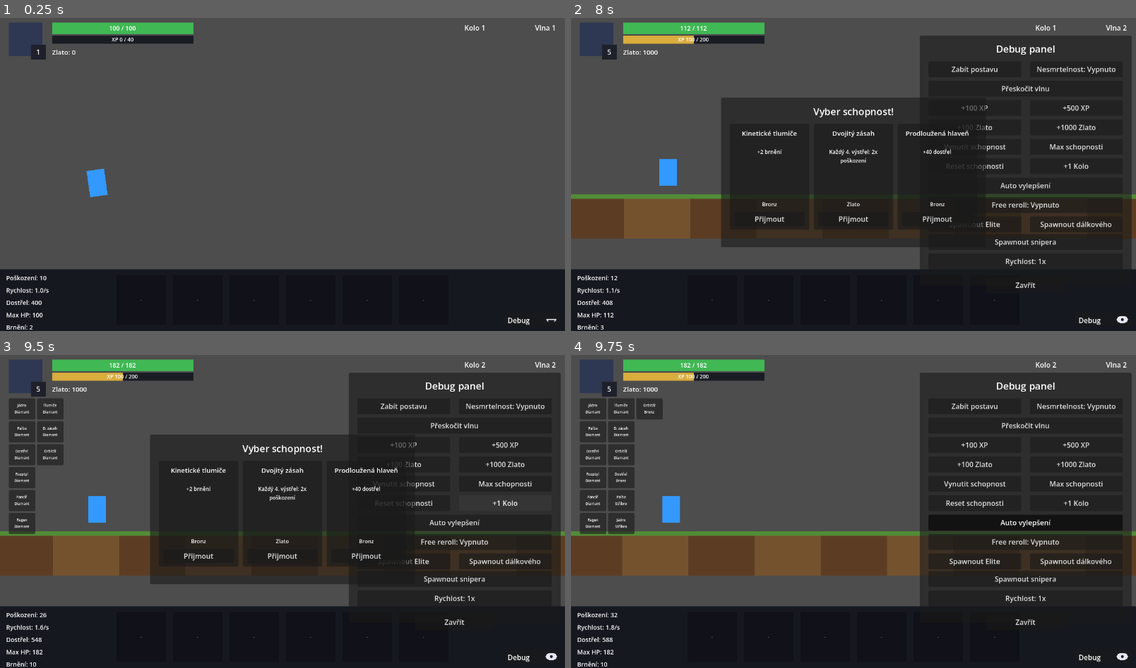
Above: before the commit, frames 1-4 (two rows, left to right).
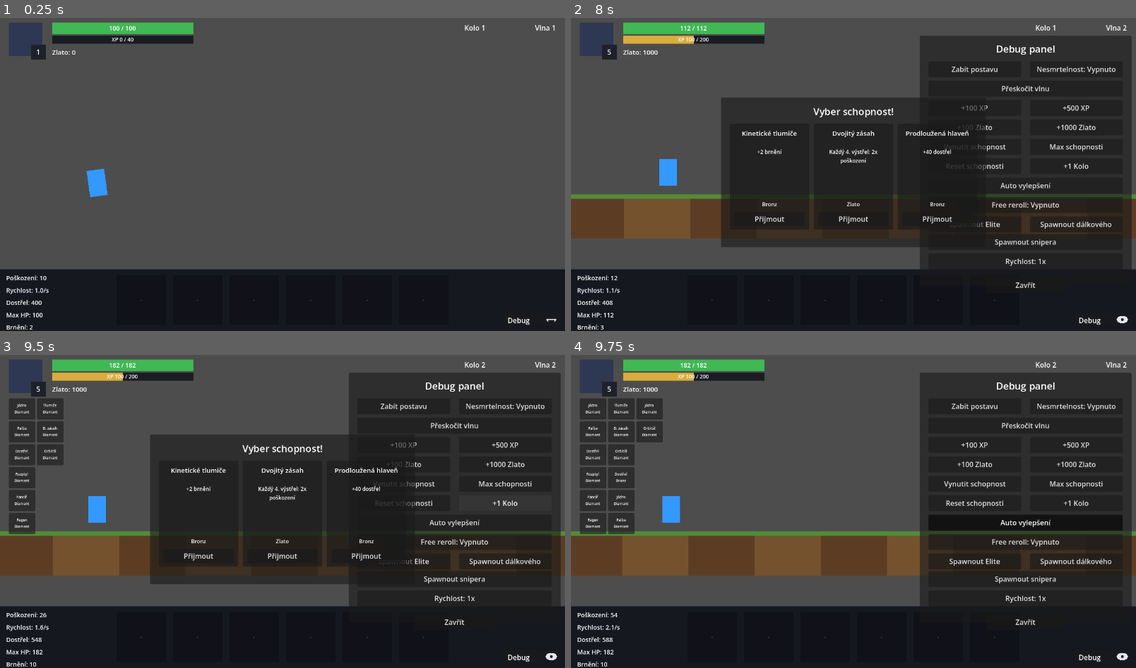
Above: after the commit, the same moments.

Repository: Wazzbi/auto-battler
Game: Godot game, scene res://scenes/main.tscn
The game is run twice, just before and just after one commit, with the same random seed, the same clock (stepped at 60 frames per second) and the same inputs.
Inputs:
- Up to frame 1 (0.25 s): no input
- Up to frame 2 (8 s): click "Debug" at 0.5 s; click "Zabít postavu" at 1.25 s; click "Nesmrtelnost: Vypnuto" at 2 s; click "Nesmrtelnost: Zapnuto" at 2.75 s; click "Přeskočit vlnu" at 3.5 s; click "+100 XP" at 4.25 s; click "+500 XP" at 5 s; click "+100 Zlato" at 5.75 s; click "+1000 Zlato" at 6.5 s; click "Vynutit schopnost" at 7.25 s
- Up to frame 3 (9.5 s): click "Max schopnosti" at 8 s; click "+1 Kolo" at 8.75 s
- Up to frame 4 (9.75 s): click "Auto vylepšení" at 9.5 s

Frames 1-3 are identical in both runs. In frame 4, 0.4% of the frame differs, in the area x 6-17%, y 15-88%.

Commit message:
Force repeat schopnost offers to match the player's lowest owned rarity
Previously each ability_id's rarity was rolled fully independently on
every offer, so two picks of the same schopnost could land on
different rarities and never merge - _try_merge_ability() only
matches same-id-same-rarity pairs. Reported after the user ended up
owning "Jádro" at both Bronze and Silver simultaneously.

_roll_ability_options() now checks _lowest_owned_ability_rarity() for
each candidate: if the player already owns the ability, the offer is
forced to that rarity instead of a fresh independent roll, so a
second copy always merges. Matching the lowest (not highest) owned
rarity is deliberate - it lets the merge cascade upward through any
existing higher-rarity copy too, via _try_merge_ability()'s own
recursion.

Verified with a headless test: 200 forced offers always picking
"power_core" when available, asserting after every resolve that it
never held two different rarities at once.

Co-Authored-By: Claude Sonnet 5 <noreply@anthropic.com>

Diff:
--- a/scripts/autoload/game_manager.gd
+++ b/scripts/autoload/game_manager.gd
@@ -574,10 +574,18 @@
 
 ## Vylosuje ABILITY_CHOICE_COUNT náhodných ABILITY_ORDER schopností (bez
 ## opakování stejného ID v rámci JEDNÉ nabídky, stejně jako
-## _generate_shop_offer()) a KAŽDÉ nezávisle vylosuje raritu podle
-## ABILITY_RARITY_WEIGHTS - nabídka se NEfiltruje podle toho, co už hráč
-## vlastní (stejná schopnost na stejné raritě, kterou už má, je žádoucí -
-## je to potenciální 2. kopie pro sloučení, viz _try_merge_ability()).
+## _generate_shop_offer()) - nabídka se NEfiltruje podle toho, co už hráč
+## vlastní (stejná schopnost, kterou už má, je žádoucí - je to potenciální
+## 2. kopie pro sloučení, viz _try_merge_ability()). Rarita se losuje
+## NEZÁVISLE (ABILITY_RARITY_WEIGHTS) jen pro schopnost, kterou hráč ještě
+## vůbec nevlastní - pokud už vlastní aspoň jednu instanci daného ID, nabídne
+## se na STEJNÉ raritě jako ta nejnižší vlastněná (_lowest_owned_ability_rarity())
+## místo nového nezávislého hodu. Bez tohohle by dvě nezávisle vylosované
+## kopie stejné schopnosti mohly skončit na RŮZNÝCH raritách a nikdy by se
+## nesloučily (nahlášeno 2026-09-25 - hráč měl "Jádro Bronz" i "Jádro Stříbro"
+## současně). Vlastnictví se hledá na nejnižší raritě záměrně: sloučení se tak
+## "propadne" postupně vzhůru přes všechny už vlastněné vyšší rarity téhož ID
+## (viz rekurze v _try_merge_ability()), ne jen mezi dvěma konkrétními kopiemi.
 func _roll_ability_options() -> Array[Dictionary]:
 	var pool: Array[String] = ABILITY_ORDER.duplicate()
 	pool.shuffle()
@@ -585,8 +593,20 @@
 
 	var offered: Array[Dictionary] = []
 	for ability_id in picked_ids:
-		offered.append({"ability_id": ability_id, "rarity": _roll_rarity(ABILITY_RARITY_WEIGHTS)})
+		var owned_rarity: int = _lowest_owned_ability_rarity(ability_id)
+		var rarity: int = owned_rarity if owned_rarity >= 0 else _roll_rarity(ABILITY_RARITY_WEIGHTS)
+		offered.append({"ability_id": ability_id, "rarity": rarity})
 	return offered
+
+
+## Nejnižší rarita, na které hráč AKTUÁLNĚ vlastní danou schopnost, nebo -1,
+## pokud ji nevlastní vůbec - viz _roll_ability_options().
+func _lowest_owned_ability_rarity(ability_id: String) -> int:
+	var lowest: int = -1
+	for entry in owned_abilities:
+		if entry["ability_id"] == ability_id and (lowest < 0 or entry["rarity"] < lowest):
+			lowest = entry["rarity"]
+	return lowest
 
 
 ## Pokud čeká aspoň jedna nabídka A zrovna žádná není rozehraná, vylosuje
Not shown, changed: CLAUDE.md
